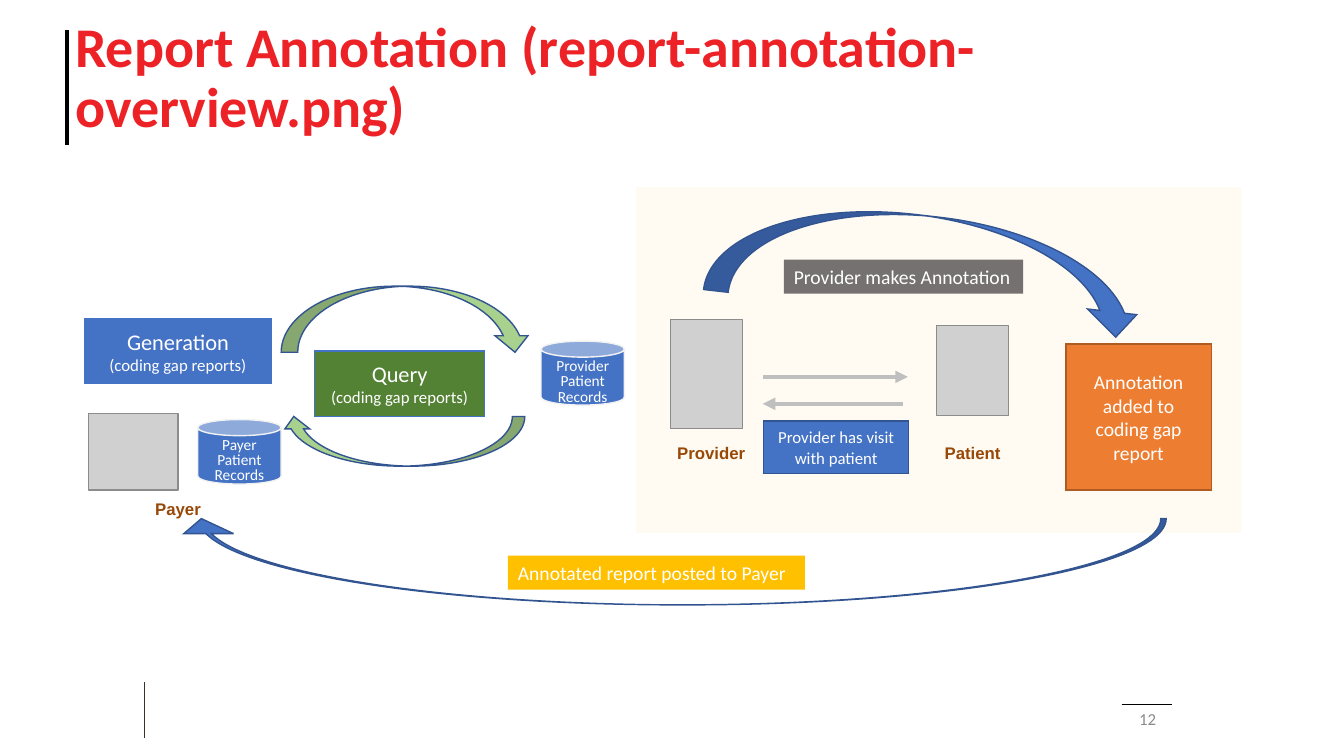
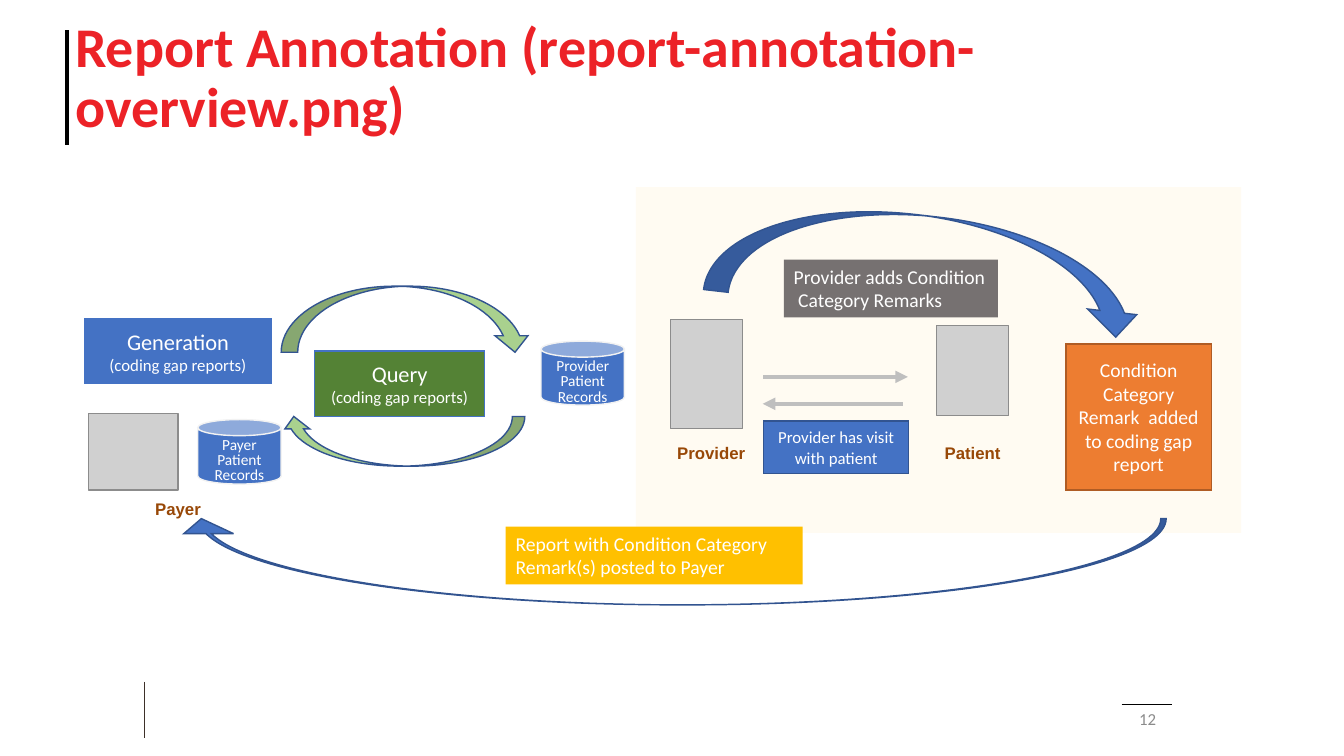
Before and after one commit to HL7/davinci-ra, a slide deck: slide 12 of input/images/Source/Risk Adjustment Images.pptx. Drawn at 1344x756 pixels with LibreOffice and Linux fonts; fonts in the diff are those of the drawing; grey boxes stand for pictures; background and template pictures are left out. Boxes give left, top, right and bottom in pixels: in the first picture for what was removed or moved away, otherwise in the second. Text is boxed around its words. In the diff, an @@ line names an element or a change of style, - is before the commit and + after.

Commit message:
Proposed changes for FHIR-40988 were added, Updates to General Guidance and Condition Category Remark pages.  (Changing Annotation to Condition Category Remark)

```diff
--- a/input/images/Source/Risk Adjustment Images.pptx
+++ b/input/images/Source/Risk Adjustment Images.pptx
@@ rectangle "Provider adds Condition": place and size @@
-rectangle "Provider adds Condition" at [784, 260, 1023, 294]
+rectangle "Provider adds Condition" at [784, 260, 998, 318]
@@ text in rectangle at [794, 270, 984, 311]: text changed @@
-Provider makes Annotation
+Provider adds Condition
+Category Remarks
@@ text in rectangle at [1079, 363, 1198, 474]: text changed @@
-Annotation added to coding gap report
+Condition Category Remark added to coding gap report
@@ rectangle "Report with Condition Category Remark(s) ...": place and size @@
-rectangle "Report with Condition Category Remark(s) ..." at [508, 556, 806, 590]
+rectangle "Report with Condition Category Remark(s) ..." at [506, 527, 804, 585]
@@ text in rectangle at [516, 537, 767, 577]: text changed @@
-Annotated report posted to Payer
+Report with Condition Category Remark(s) posted to Payer
```
Also in this commit, not shown: 6 other files.
